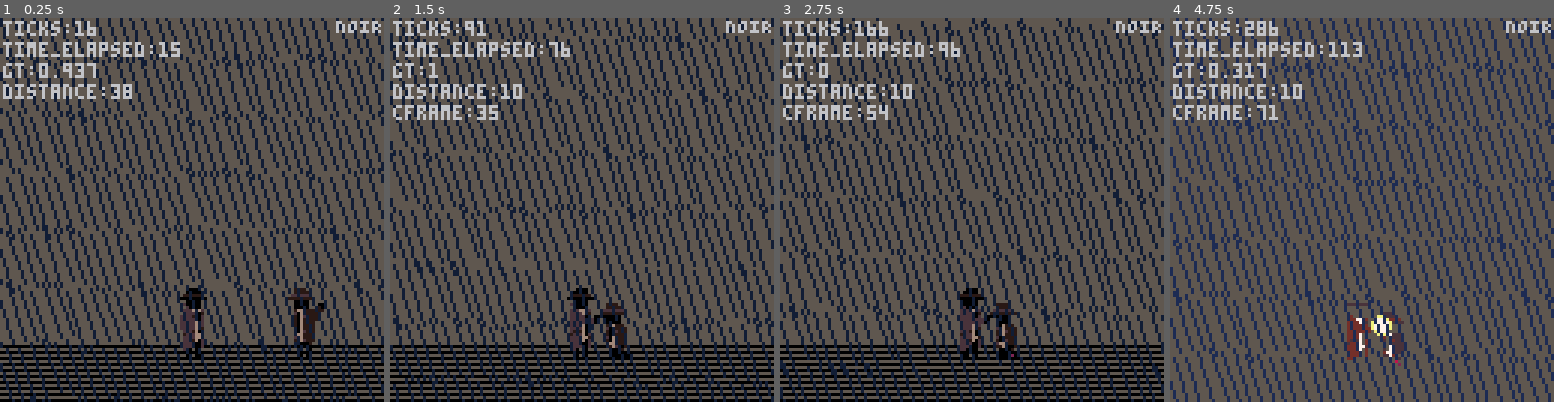
Above: before the commit, frames 1-4 (left to right).
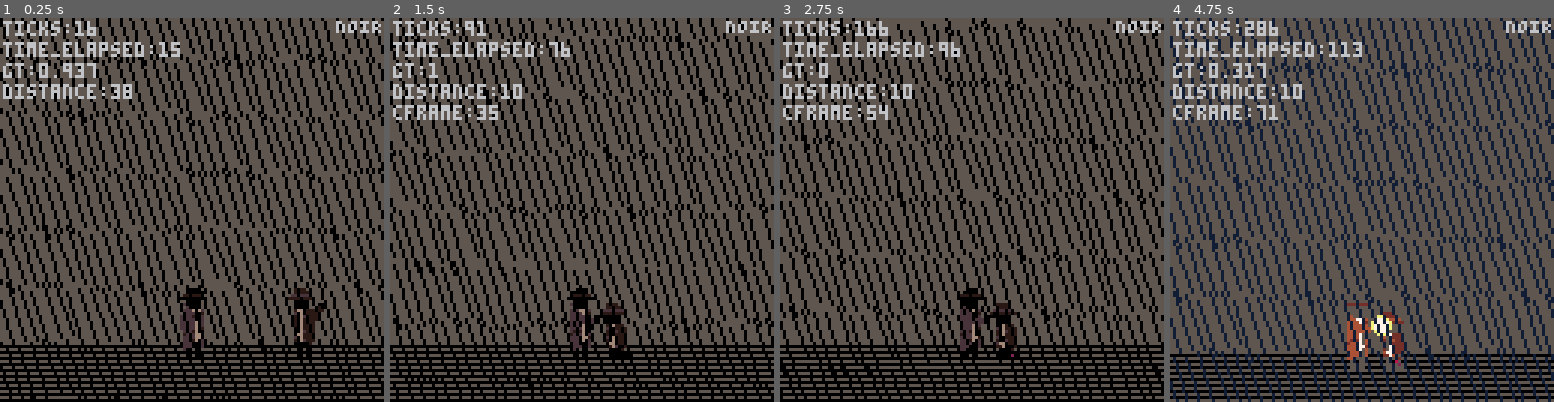
Above: after the commit, the same moments.

Repository: SneerfulArk/noir
Game: PICO-8 cartridge noir.p8
The game is run twice, just before and just after one commit, with the same random seed, the same clock (stepped at 60 frames per second) and the same inputs.
Inputs:
- Up to frame 1 (0.25 s): no input
- Up to frame 2 (1.5 s): tap X (X key) at 0.33, 1.07 s; tap O (Z key) at 0.7 s
- Up to frame 3 (2.75 s): tap O (Z key) at 1.7, 2.1, 2.5 s; tap X (X key) at 1.85 s
- Up to frame 4 (4.75 s): tap O (Z key) every 0.4 s from 2.9 to 4.5 s; tap X (X key) at 2.97, 4.08 s

The runs differ from the first frame. In frame 1, 25% of the frame differs, in the area x 0-100%, y 0-100%; in frame 2, 25%; in frame 3, 25%; in frame 4, 30%.

Commit message:
v0.19.1
Changed:
Color: Palette tweaks to contribute to the dark atmosphere and make flash lighting more consistent.
Takedowns: Added rainstop effect to more takedown frames.

Diff:
--- a/noir.p8
+++ b/noir.p8
@@ -8,20 +8,21 @@
     pal_global = {
         main = {
         {0,  0},   --Black     to  Black
-        {1,  129}, --Cobalt    to  Dark-Blue
+        {1,  0}, --Cobalt    to  Dark-Blue
         {2,  128}, --Bergundy  to  Dark-Brown
         {15, 134}, --Beige     to  Dark-Beige
         {4,  133}, --Brown     to  Choc-Brown
         {10, 135}, --Yellow    to  Light-yellow
         {14, 136}, --Pink      to  Blood-Red
         {8,  2},   --Red       to  Dark-Red
+        {11,  0},   --Red       to  Dark-Red
         },
         flash = {
         {0,  5},   --Black     to  Dark-Grey
-        {1,  1},   --Cobalt    to  Dark-Blue
-        {2,  133}, --Bergundy  to  Choc-Brown
+        {1,  129},   --Cobalt    to  Dark-Blue
+        {2,  132}, --Bergundy  to  Choc-Brown
         {15, 7},   --Beige     to  White
-        {4,  132}, --Brown     to  Brown
+        {4,  4}, --Brown     to  Brown
         },
     }
 
@@ -61,7 +62,7 @@
         --ground
         rectfill(-1,109,128,128,5)
         for i=1,12 do
-            line(-1,(107+2*i),128,(107+2*i),0)
+            line(-1,(107+2*i),128,(107+2*i),11)
         end
 
         --state
@@ -246,6 +247,7 @@
         takedown_pool={
             "parry_leg",
             "double_chest",
+            "test",
         }
 
         takedowns={
@@ -344,6 +346,62 @@
                         muz_offsety=13,
                         sfx=2,
                         flash=4,
+                        rstop=6,
+                    },
+                }
+            },
+            test={
+                key_frames={
+                    [01] = {
+                        spr=96,
+                        sprw=3,
+                        sfx=0,
+                        rstop=6,
+                    },
+                    [17] = {
+                        spr=99,
+                        sprw=3,
+                    },
+                    [27] = {
+                        spr=102,
+                        sprw=3,
+                        shake=11,
+                        muzzle=3,
+                        muz_offsetx=2,
+                        muz_offsety=12,
+                        sfx=2,
+                        flash=4,
+                        rstop=6,
+                    },
+                    [43] = {
+                        spr=102,
+                        sprw=3,
+                        shake=11,
+                        muzzle=3,
+                        muz_offsetx=2,
+                        muz_offsety=12,
+                        sfx=1,
+                        flash=4,
+                        rstop=6,
+                    },
+                    [53] = {
+                        spr=105,
+                        sprw=3,
+                    },
+                    [59] = {
+                        spr=108,
+                        sprw=4,
+                    },
+                    [86] = {
+                        spr=108,
+                        sprw=4,
+                        shake=13,
+                        muzzle=3,
+                        muz_offsetx=8,
+                        muz_offsety=13,
+                        sfx=2,
+                        flash=4,
+                        rstop=6,
                     },
                 }
             }
